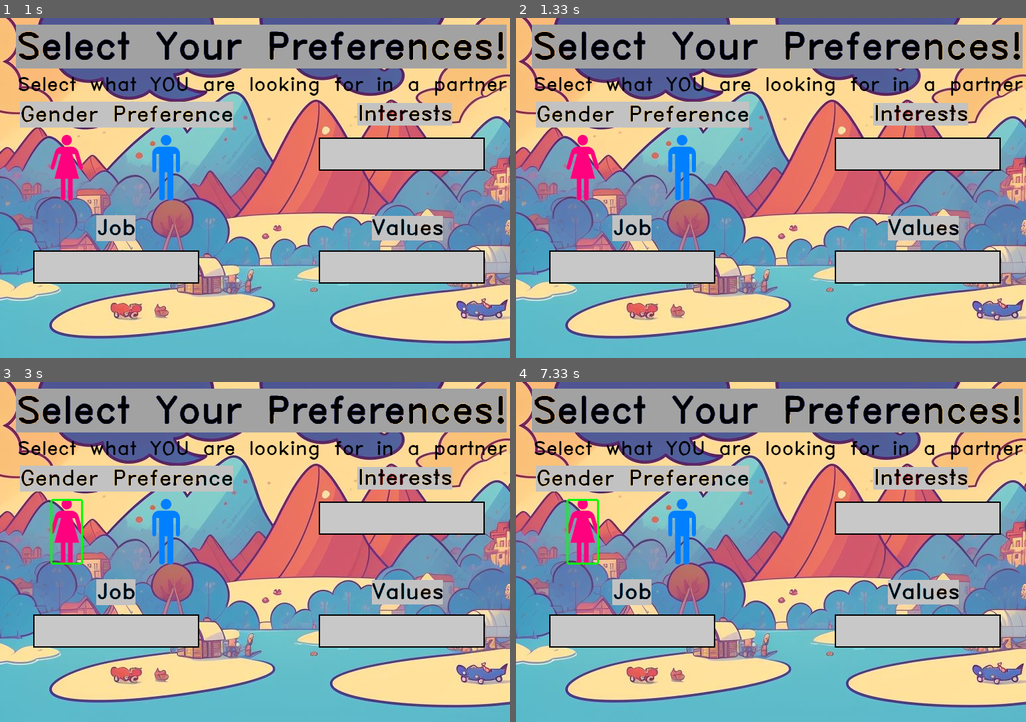
Above: before the commit, frames 1-4 (two rows, left to right).
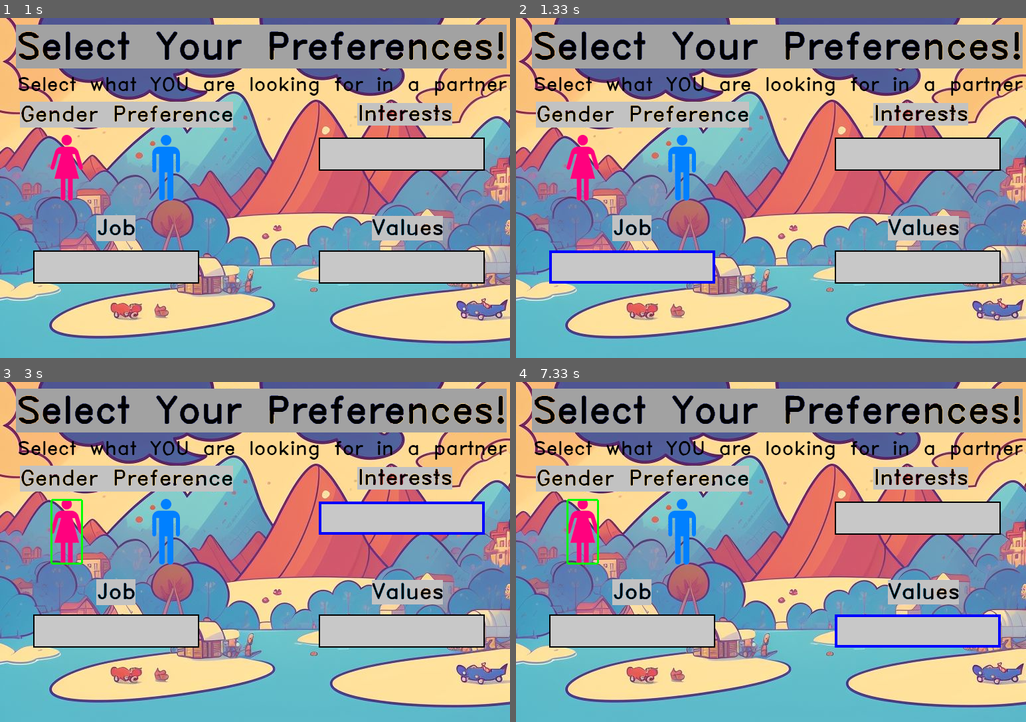
Above: after the commit, the same moments.

Repository: Robro1878/Are_You_The_One
Game: pygame game, started from Are_you_the_one.py
Two runs of this game, one before a commit and one after it. Both use one fixed random seed, a clock stepped at 60 frames per second and the inputs below.
Inputs (mouse positions are in pixels of both pictures, inside the frame that each line leads up to):
- Up to frame 1 (1 s): click (453, 273) at 0.38 s; click (438, 303) at 0.72 s
- Up to frame 2 (1.33 s): click (612, 266) at 1.05 s
- Up to frame 3 (3 s): click (168, 531) at 1.38 s; click (71, 541) at 1.72 s; click (229, 640) at 2.05 s; click (357, 524) at 2.88 s
- Up to frame 4 (7.33 s): click (903, 521) at 3.22 s; click (954, 524) at 3.55 s; click (878, 490) at 3.88 s; click (582, 531) at 4.72 s; click (623, 531) at 5.05 s; click (878, 507) at 5.88 s; click (694, 443) at 6.22 s; click (929, 633) at 7.05 s

Frame 1 is identical in both runs. In frame 2, 0.6% of the frame differs, in the area x 6-40%, y 68-79%; in frame 3, 0.6%; in frame 4, 0.6%.

Commit message:
Make text_input a little nicer

Diff:
--- a/constants.py
+++ b/constants.py
@@ -26,4 +26,8 @@
     female_symbol_pos = (100, 225)
 
 class Colors:
-    green = (0, 255, 0)
+    GREEN = (0, 255, 0)
+    BLUE = (0,0,255)
+    WHITE = (255, 255, 255)
+    BLACK = (0, 0, 0)
+    GRAY = (200, 200, 200)
--- a/select_preferences.py
+++ b/select_preferences.py
@@ -60,6 +60,6 @@
         self.screen.blit(self.male_symbol, self.male_symbol_rect)
 
         if self.selected_gender == 'Male':
-            pygame.draw.rect(self.screen, Colors.green, self.male_symbol_rect, 3, 3)
+            pygame.draw.rect(self.screen, Colors.GREEN, self.male_symbol_rect, 3, 3)
         elif self.selected_gender == 'Female':
-            pygame.draw.rect(self.screen, Colors.green, self.female_symbol_rect, 3, 3)
+            pygame.draw.rect(self.screen, Colors.GREEN, self.female_symbol_rect, 3, 3)
--- a/text_input_field.py
+++ b/text_input_field.py
@@ -1,5 +1,5 @@
 import pygame
-import sys
+from constants import Colors
 
 class Text_Input_Field:
     def __init__(self, screen, fontsize:int, rect:pygame.Rect):
@@ -7,10 +7,7 @@
         self.rect = rect
         self.screen = screen
 
-        # Colors
-        self.WHITE = (255, 255, 255)
-        self.BLACK = (0, 0, 0)
-        self.GRAY = (200, 200, 200)
+
 
         # Text input field
         self.text = ""
@@ -33,10 +30,16 @@
 
         # Fill the screen
         # Draw text input field
-        pygame.draw.rect(self.screen, self.GRAY, self.rect)
-        pygame.draw.rect(self.screen, self.BLACK, self.rect, 2)
-        input_text = self.font.render(self.text, True, self.BLACK)
+        pygame.draw.rect(self.screen, Colors.GRAY, self.rect)
+        if self.active:
+            pygame.draw.rect(self.screen, Colors.BLUE, self.rect, 4)
+        else:
+            pygame.draw.rect(self.screen, Colors.BLACK, self.rect, 2)
+
+        input_text = self.font.render(self.text, True, Colors.BLACK)
         self.screen.blit(input_text, self.rect.move(5, 5))
+
+
 
     def get_input(self):
         return self.text
